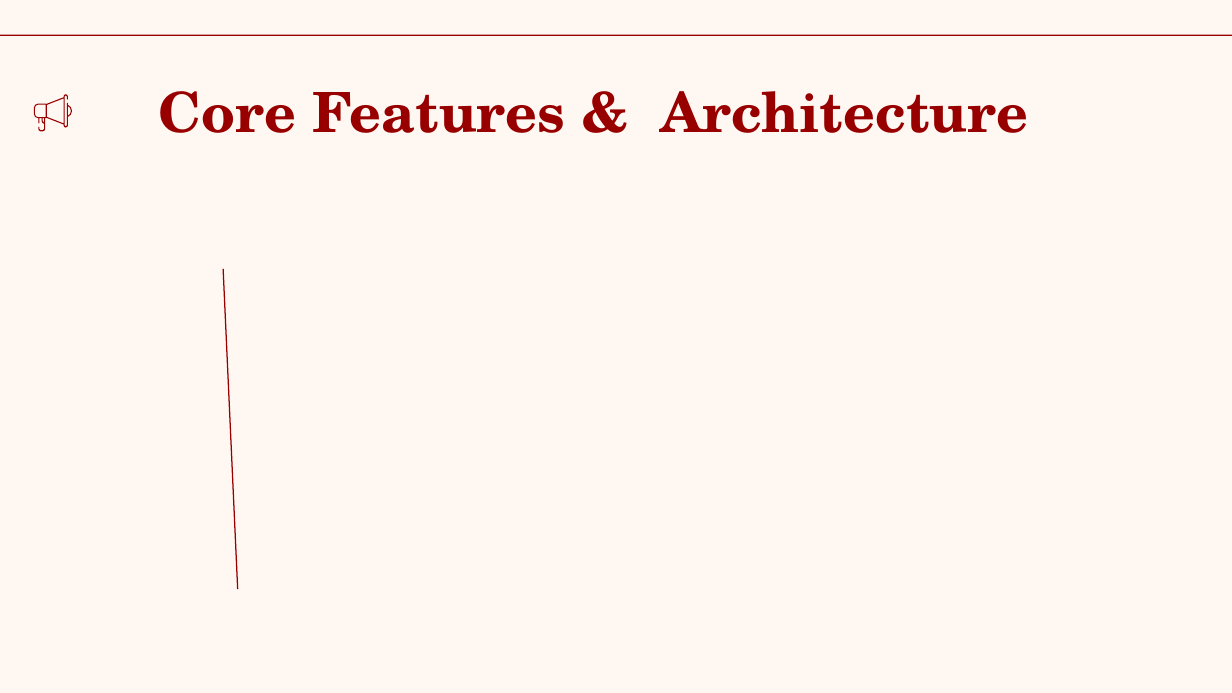
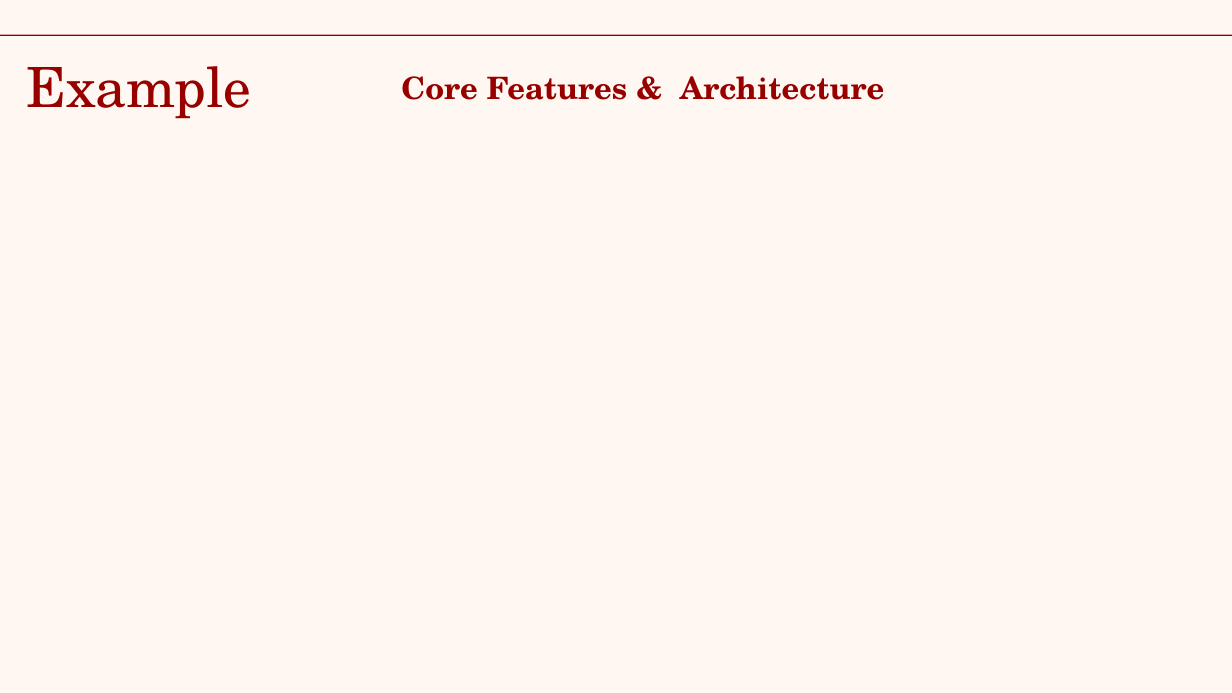
Before and after one commit to stfx86/SupplierMS, a slide deck: slide 6 of overview.pptx (slide 4 before the commit). Drawn at 1232x693 pixels with LibreOffice and Linux fonts; fonts in the diff are those of the drawing. Boxes give left, top, right and bottom in pixels: in the first picture for what was removed or moved away, otherwise in the second. Text is boxed around its words. In the diff, an @@ line names an element or a change of style, - is before the commit and + after.

```diff
--- a/overview.pptx
+++ b/overview.pptx
@@ text "Core Features & Architecture": place and size @@
-text "Core Features & Architecture" at <box>159,91,1028,133</box>
+text "Core Features & Architecture" at <box>401,76,884,100</box>
@@ text "Core Features & Architecture" at <box>401,76,884,100</box>: size 32.4 to 18 pt @@
@@ title added at <box>26,66,251,119</box>, 32.4 pt, text #980000 @@
+Example
@@ freeform shape removed at <box>33,95,71,132</box> @@
@@ line removed from (238, 589) to (223, 269) @@
```
Also in this commit, not shown: 14 other slides changed, 10 slides added, 1 slide removed, 2 other files.
